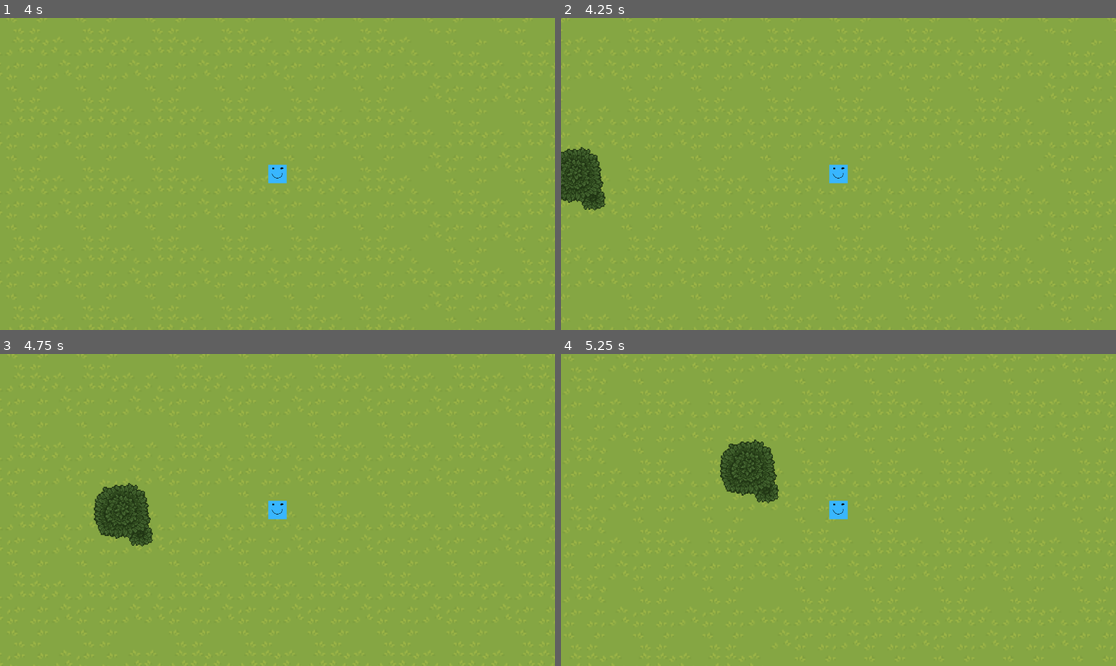
Above: before the commit, frames 1-4 (two rows, left to right).
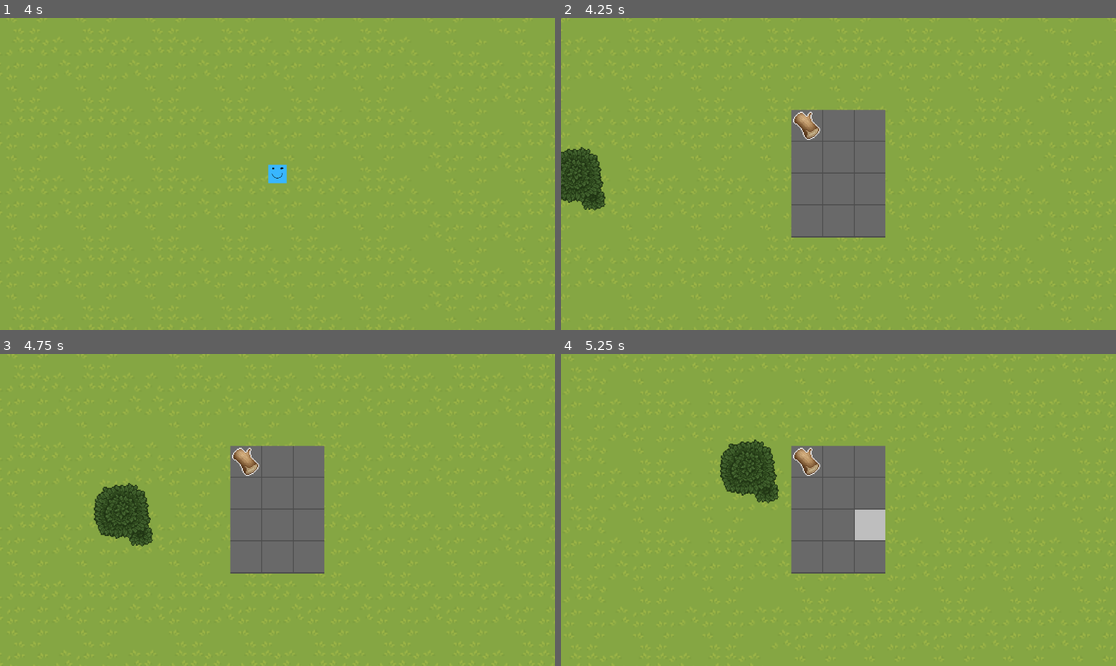
Above: after the commit, the same moments.

Repository: Sandify/17mai_game
Game: Godot game, scene res://world.tscn
Two runs of this game, one before a commit and one after it. Both use one fixed random seed, a clock stepped at 60 frames per second and the inputs below.
Inputs (mouse positions are in pixels of both pictures, inside the frame that each line leads up to):
- Up to frame 1 (4 s): tap Enter at 0.5 s; move the mouse to (399, 158) at 0.52 s; hold D (move_right) 0.53-1.28 s; click (399, 158) at 0.6 s; move the mouse to (166, 189) at 1.27 s; hold S (move_down) 1.28-2.03 s; click (166, 189) at 1.35 s; move the mouse to (333, 105) at 2.02 s; hold D (move_right) 2.03-2.78 s; click (333, 105) at 2.1 s; move the mouse to (249, 236) at 2.77 s; hold W (move_up) 2.78-3.53 s; click (249, 236) at 2.85 s; move the mouse to (444, 220) at 3.52 s; hold A (move_left) from 3.53 s (still down); click (444, 220) at 3.6 s
- Up to frame 2 (4.25 s): keep holding A (move_left); tap Tab (inventory) at 4.15 s
- Up to frame 3 (4.75 s): keep holding A (move_left); move the mouse to (111, 463) at 4.27 s; click (111, 463) at 4.35 s
- Up to frame 4 (5.25 s): move the mouse to (866, 510) at 5.02 s; release A (move_left) at 5.03 s; hold S (move_down) from 5.03 s (still down); click (866, 510) at 5.1 s

Frame 1 is identical in both runs. In frame 2, 7.0% of the frame differs, in the area x 41-59%, y 29-71%; in frame 3, 7.0%; in frame 4, 7.0%.

Commit message:
Inventory v1.0.0

Diff:
--- a/InventoryNode.gd
+++ b/InventoryNode.gd
@@ -10,57 +10,94 @@
 const MAX_SLOTS = SLOTS_X * SLOTS_Y
 
 func get_pos_by_index(idx: int) -> Vector2:
+	#print("get_pos_by_index(", idx, ")")
 	var slots_x = idx%3
 	var slots_y = int(idx/3)
-	return (SLOT_SIZE+SPACING)*Vector2(slots_x,slots_y)
+	var pos = (SLOT_SIZE+SPACING)*Vector2(slots_x,slots_y)
+	#print("  returning ", pos)
+	return pos
 
 func get_index_by_pos(lpos: Vector2) -> int:
+	#print("get_index_by_pos(", l_mpos, ")")
 	if lpos.x<0 or lpos.y<0:
+		#print("  returning -1 (out of bounds)")
 		return -1
 	if lpos.x>=(SLOTS_X*(SLOT_SIZE.x+SPACING.x)):
+		#print("  returning -1 (out of bounds)")
 		return -1
 	if lpos.y>=(SLOTS_Y*(SLOT_SIZE.y+SPACING.y)):
+		#print("  returning -1 (out of bounds)")
 		return -1
 	var rough_slot = lpos/(SLOT_SIZE+SPACING)
 	var int_x = int(rough_slot.x)
 	var int_y = int(rough_slot.y)
 	var index = int_y*SLOTS_X+int_x
+	#print("  returning ", index)
 	return index
 
 var items : Array
 
-
 # Called when the node enters the scene tree for the first time.
 func _ready():
+	#print("_ready()")
 	items = []
 	for i in range(MAX_SLOTS):
 		items.append(null)
+		#print("  items[", i, "] = null")
 	var i = 0
 	for child in get_children():
 		items[i] = child
-		1==1
+		#print("  items[", i, "] = ", child)
+		i += 1
 	update_item_positions()
 
 func update_item_positions():
+	#print("update_item_positions()")
 	for i in range(MAX_SLOTS):
 		var item = items[i]
-		if item != null:
-			item.position = get_pos_by_index(i)+HALF_SLOT
-
+		if item!= null:
+			var pos = get_pos_by_index(i)+HALF_SLOT
+			#print("  setting item[", i, "] position to ", pos)
+			item.position = pos
 
 var hovered_index = -1
 var picked_item = null
 
 # Called every frame. 'delta' is the elapsed time since the previous frame.
 func _process(delta):
+	#print("_process(", delta, ")")
 	var l_mpos = get_local_mouse_position()
+	#print("  local mouse position: ", l_mpos)
 	hovered_index = get_index_by_pos(l_mpos)
+	#print("  hovered_index: ", hovered_index)
+	if Input.is_action_just_pressed("left_click"):
+		var itm = get_item(hovered_index)
+		if itm != null and picked_item == null:
+			picked_item = itm
+
+	if picked_item != null:
+		picked_item.position = get_local_mouse_position()
+
+	if Input.is_action_just_released("left_click"):
+		if hovered_index >= 0 and hovered_index < MAX_SLOTS and items[hovered_index] == null:
+			items[hovered_index] = picked_item
+		picked_item = null
+		update_item_positions()
 	queue_redraw()
 
+func get_item(idx:int) -> Item:
+	if idx<0 or idx>=MAX_SLOTS:
+		return null
+	var itm = items[idx]
+	items[idx] = null
+	return itm
+
 func _draw():
+	#print("_draw()")
 	for i in range(MAX_SLOTS):
 		var rect = Rect2(get_pos_by_index(i), SLOT_SIZE)
 		var col = Color.DIM_GRAY
 		if i == hovered_index:
 			col = Color.GRAY
+		#print("  drawing rect[", i, "] at ", rect, " with color ", col)
 		draw_rect(rect, col)
--- a/Item.gd
+++ b/Item.gd
@@ -1,4 +1,5 @@
 @tool
+class_name Item
 extends Node2D
 
 # FOOD
--- a/inventory_node.tscn
+++ b/inventory_node.tscn
@@ -7,16 +7,3 @@
 script = ExtResource("1_t13im")
 
 [node name="Item" parent="." instance=ExtResource("2_fdonh")]
-position = Vector2(114, 150)
-
-[node name="Item2" parent="." instance=ExtResource("2_fdonh")]
-position = Vector2(388, 192)
-item_id = 2
-
-[node name="Item3" parent="." instance=ExtResource("2_fdonh")]
-position = Vector2(201, 42)
-item_id = 3
-
-[node name="Item4" parent="." instance=ExtResource("2_fdonh")]
-position = Vector2(313, 116)
-item_id = 4
--- a/project.godot
+++ b/project.godot
@@ -56,6 +56,7 @@
 "deadzone": 0.5,
 "events": [Object(InputEventKey,"resource_local_to_scene":false,"resource_name":"","device":-1,"window_id":0,"alt_press …(182 unchanged characters)…
 , Object(InputEventKey,"resource_local_to_scene":false,"resource_name":"","device":-1,"window_id":0,"alt_pressed":false,"shift_pressed":false,"ctrl_pressed":false,"meta_pressed":false,"pressed":false,"keycode":0,"physical_keycode":73,"key_label":0,"unicode":105,"echo":false,"script":null)
+, Object(InputEventKey,"resource_local_to_scene":false,"resource_name":"","device":-1,"window_id":0,"alt_pressed":false,"shift_pressed":false,"ctrl_pressed":false,"meta_pressed":false,"pressed":false,"keycode":0,"physical_keycode":66,"key_label":0,"unicode":98,"echo":false,"script":null)
 ]
 }
 
--- /dev/null
+++ b/world.gd
@@ -0,0 +1,26 @@
+extends Node2D
+
+@onready var inventory_popup = $inventory
+var popup_open = false
+
+# Called when the node enters the scene tree for the first time.
+func _ready():
+	pass
+
+
+# Called every frame. 'delta' is the elapsed time since the previous frame.
+func _process(delta):
+	pass
+	#if Input.is_action_just_pressed("inventory"):
+		#inventory_popup.show()
+
+func _input(event):
+	if event is InputEventKey and event.pressed:
+		if event.keycode == KEY_TAB:
+			if not popup_open:
+				inventory_popup.show()
+				popup_open = true
+			else:
+				inventory_popup.hide()
+				popup_open = false
+	return true
--- a/world.tscn
+++ b/world.tscn
@@ -1,8 +1,10 @@
-[gd_scene load_steps=6 format=3 uid="uid://bu56864amfcnm"]
+[gd_scene load_steps=8 format=3 uid="uid://bu56864amfcnm"]
 
 [ext_resource type="PackedScene" uid="uid://brl0hwvshprh0" path="res://player.tscn" id="1_hu0ow"]
+[ext_resource type="Script" path="res://world.gd" id="1_ohhsu"]
 [ext_resource type="Texture2D" uid="uid://cg80g20c0dd86" path="res://Tilemaps/punyworld-overworld-tileset.png" id="2_w8ex4"]
 [ext_resource type="PackedScene" uid="uid://c03j7l4tgwjtm" path="res://tree.tscn" id="3_t7d0j"]
+[ext_resource type="PackedScene" uid="uid://ddd165ebj3lrm" path="res://inventory_node.tscn" id="4_5ib4m"]
 
 [sub_resource type="TileSetAtlasSource" id="TileSetAtlasSource_60wfu"]
 texture = ExtResource("2_w8ex4")
@@ -2100,6 +2102,7 @@
 sources/0 = SubResource("TileSetAtlasSource_60wfu")
 
 [node name="World" type="Node2D"]
+script = ExtResource("1_ohhsu")
 
 [node name="Player" parent="." instance=ExtResource("1_hu0ow")]
 top_level = true
@@ -2112,3 +2115,14 @@
 [node name="Tree" parent="." instance=ExtResource("3_t7d0j")]
 top_level = true
 position = Vector2(-61, 3)
+
+[node name="inventory" type="Window" parent="."]
+initial_position = 1
+size = Vector2i(195, 265)
+visible = false
+unresizable = true
+borderless = true
+always_on_top = true
+unfocusable = true
+
+[node name="InventoryNode" parent="inventory" instance=ExtResource("4_5ib4m")]
